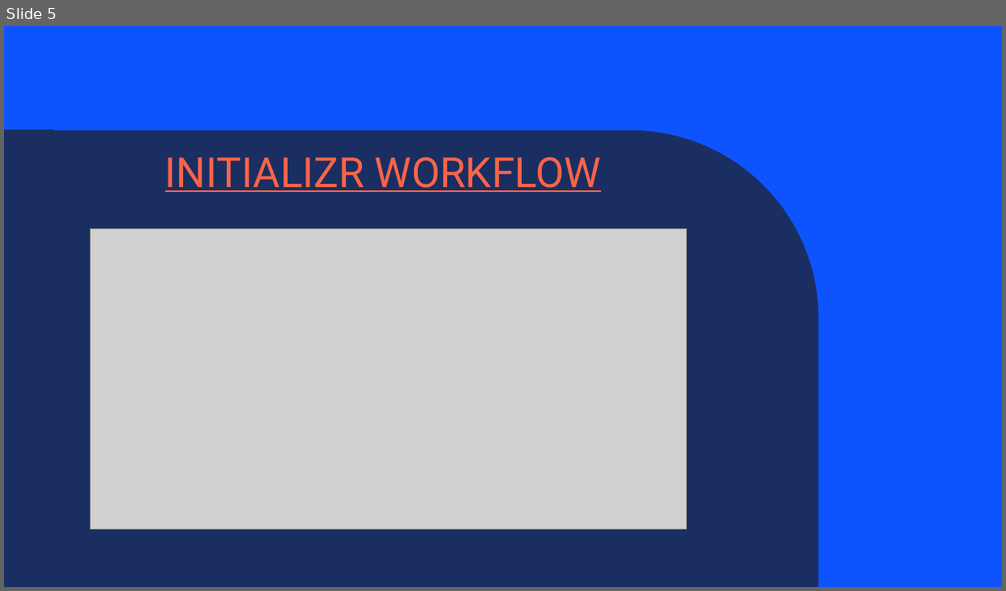
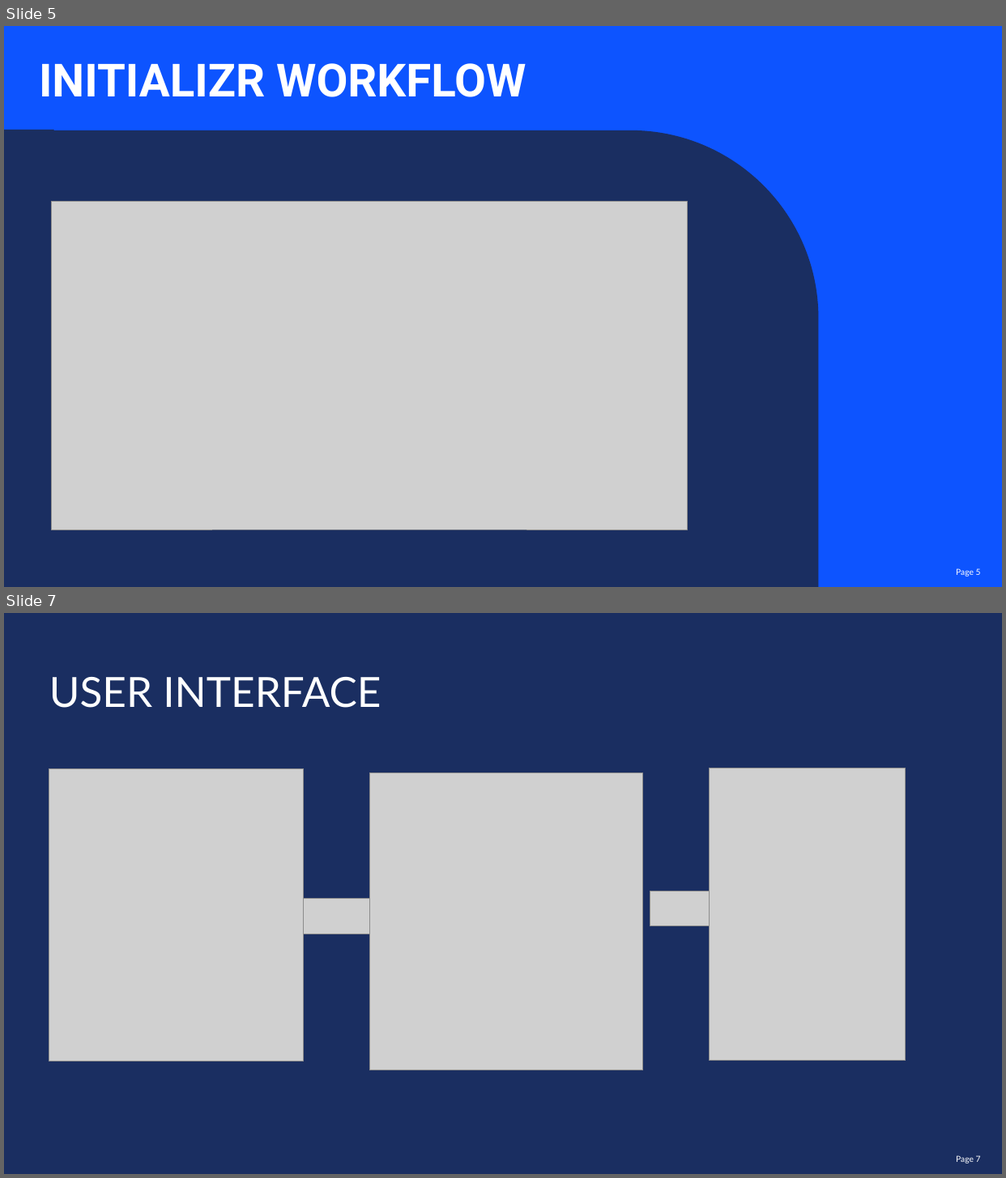
Before and after one commit to Tunir10Chaudhuri/Case_Study_Group_4, a slide deck: Case_Study_Group_4.pptx. Shown one above the other, each under a label of ours: slide 5 before the commit, slides 5 and 7 after it; the slides between them are not shown. The pictures are 1006x591 and 1006x1178 pixels, drawn with LibreOffice and Linux fonts; fonts in the diff are those of the drawing; grey boxes stand for pictures; background and template pictures are left out. Boxes give left, top, right and bottom in pixels: in the first picture for what was removed or moved away, otherwise in the second. Text is boxed around its words. In the diff, an @@ line names an element or a change of style, - is before the commit and + after.

```diff
--- a/Case_Study_Group_4.pptx
+++ b/Case_Study_Group_4.pptx
@@ slide 7 added at (4, 613, 1002, 1174), background #1A2E61 @@
@@ text added at (49, 677, 381, 708), 40 pt, text #FFFFFF @@
+USER INTERFACE
@@ picture added at (49, 769, 304, 1062) @@
@@ picture added at (370, 773, 643, 1071) @@
@@ picture added at (710, 769, 906, 1062) @@
@@ picture added at (304, 899, 369, 934) @@
@@ picture added at (650, 892, 710, 926) @@
@@ page number added at (956, 1156, 981, 1164), 8 pt, text #FFFFFF @@
+Page 7
@@ slide 5 changed as well @@
@@ text "INITIALIZR WORKFLOW": place and size @@
-text "INITIALIZR WORKFLOW" at (165, 157, 602, 192)
+text "INITIALIZR WORKFLOW" at (39, 63, 526, 97)
@@ text "INITIALIZR WORKFLOW" at (39, 63, 526, 97): size 40 to 44 pt, text colour #F96449 to #FFFFFF, bold on, underline off @@
@@ picture: place and size @@
-picture at (91, 228, 687, 529)
+picture at (52, 201, 688, 530)
@@ page number added at (956, 569, 981, 577), 8 pt, text #FFFFFF @@
+Page 5
```
Also in this commit, not shown: 9 other slides changed, 1 other slide added, 1 slide removed.
